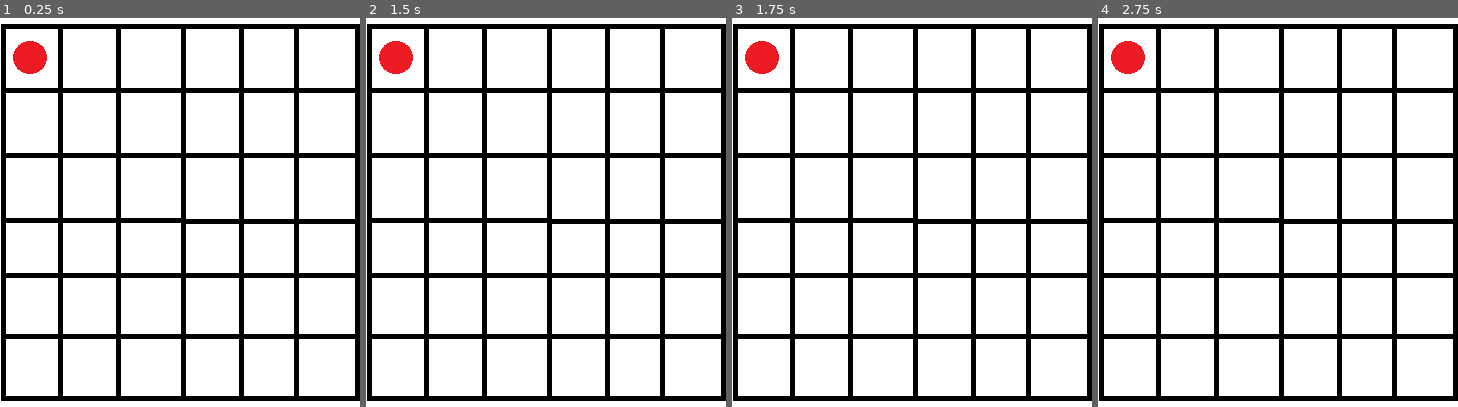
Above: before the commit, frames 1-4 (left to right).
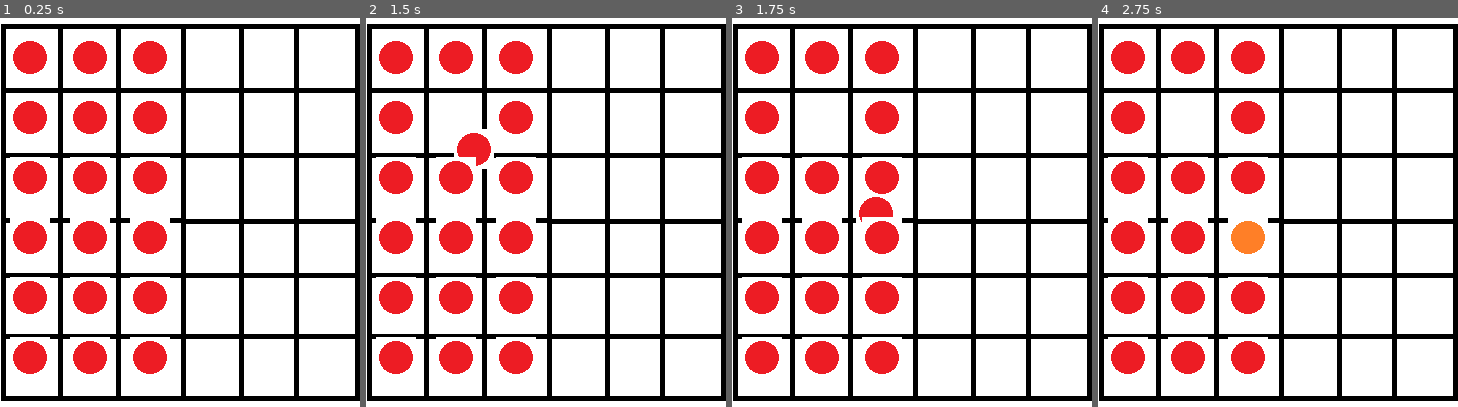
Above: after the commit, the same moments.

Repository: Pikarilles/hololive_gamejam_jan2026
Game: Godot game, scene res://MainGame.tscn
The game is run twice, just before and just after one commit, with the same random seed, the same clock (stepped at 60 frames per second) and the same inputs.
Inputs (mouse positions are in pixels of both pictures, inside the frame that each line leads up to):
- Up to frame 1 (0.25 s): no input
- Up to frame 2 (1.5 s): tap Enter at 0.5 s; move the mouse to (625, 56) at 0.52 s; click (625, 56) at 0.6 s; tap Space at 1.25 s; drag from (474, 119) to (528, 216) at 1.27 s
- Up to frame 3 (1.75 s): no input
- Up to frame 4 (2.75 s): move the mouse to (outside the picture) at 2.02 s; click (outside the picture) at 2.1 s

The runs differ from the first frame. In frame 1, 11% of the frame differs, in the area x 2-48%, y 5-92%; in frame 2, 11%; in frame 3, 11%; in frame 4, 11%.

Commit message:
Add functionality for merging items

Diff:
--- a/MainGame.tscn
+++ b/MainGame.tscn
@@ -19,7 +19,7 @@
 height = 6
 x_start = 30
 y_start = 290
-offset = 5
+offset = 60
 
 [node name="ItemMusic" parent="Grid" instance=ExtResource("3_ws5ob")]
 visible = false
--- a/Scenes/ItemMusic.tscn
+++ b/Scenes/ItemMusic.tscn
@@ -1,13 +1,9 @@
-[gd_scene load_steps=3 format=3 uid="uid://bnhv6of7trmqx"]
+[gd_scene load_steps=2 format=3 uid="uid://bnhv6of7trmqx"]
 
 [ext_resource type="Script" uid="uid://boryc3f8q3y5u" path="res://Scripts/item.gd" id="1_jqlo2"]
-[ext_resource type="Texture2D" uid="uid://dp2o5bnxk40lw" path="res://Assets/Icons/test_item1.png" id="2_sbnvg"]
 
-[node name="ItemMusic" type="Node2D"]
+[node name="ItemMusic" type="Sprite2D"]
 z_index = 1
 script = ExtResource("1_jqlo2")
 item_type = "music"
 item_level = 1
-
-[node name="Sprite" type="Sprite2D" parent="."]
-texture = ExtResource("2_sbnvg")
--- /dev/null
+++ b/Scenes/item_movement.gd
@@ -0,0 +1,11 @@
+extends Sprite2D
+
+
+# Called when the node enters the scene tree for the first time.
+func _ready() -> void:
+	pass # Replace with function body.
+
+
+# Called every frame. 'delta' is the elapsed time since the previous frame.
+func _process(delta: float) -> void:
+	pass
--- /dev/null
+++ b/Scripts/global.gd
@@ -0,0 +1,12 @@
+extends Node
+
+signal move_item(first_position, final_position)
+#signal update_level(level)
+# Called when the node enters the scene tree for the first time.
+func _ready() -> void:
+	pass # Replace with function body.
+
+
+# Called every frame. 'delta' is the elapsed time since the previous frame.
+func _process(delta: float) -> void:
+	pass
--- a/Scripts/grid.gd
+++ b/Scripts/grid.gd
@@ -22,11 +22,19 @@
 
 var grid = [];
 
+var first_touch = Vector2(0, 0);
+var final_touch = Vector2(0, 0);
+var controlling = false;
+var test;
+
 func _ready() -> void:
 	grid = fill_grid_array();
-	var first_generator = possible_items[0].instantiate();
-	add_child(first_generator);
-	insert_item(first_generator);
+	for i in width:
+		for j in (height/2):
+			var first_generator = possible_items[0].instantiate();
+			add_child(first_generator);
+			insert_item(first_generator);
+			global.move_item.connect(on_move_item);
 
 func fill_grid_array():
 	var array = [];
@@ -37,14 +45,25 @@
 	return array;
 
 func grid_to_pixel(column, row):
-	var new_x = x_start + offset * column;
-	var new_y = y_start + -offset * row;
+	var new_x = x_start + (offset * column);
+	var new_y = y_start + (offset * row);
 	return Vector2(new_x, new_y);
+
+func pixel_to_grid(pixel_x, pixel_y):
+	var new_x = round((pixel_x - x_start) / offset);
+	var new_y = round((pixel_y - y_start) / offset);
+	return Vector2(new_x, new_y);
+
+func is_in_grid(column, row):
+	if column >= 0 && column < width:
+		if row >= 0 && row < height:
+			return true;
+	return false;
 
 func find_empty_tile():
 	for i in width:
 		for j in height:
-			if grid[i][j] == []:
+			if not grid[i][j]:
 				return Vector2(i, j);
 	return null;
 
@@ -53,16 +72,67 @@
 	var empty_space = find_empty_tile()
 	# Add item to the empty tile
 	if empty_space != null:
-		print(empty_space);
 		grid[empty_space.x][empty_space.y] = item;
 		item.position = grid_to_pixel(empty_space.x, empty_space.y);
-		print (item.position);
 	else:
 		# If the item is a generator, backlog it for when an empty tile exists
 
-		# Return a "board is full message"
+		# Return a "board is full" message
 		return null;
+
+# TODO: Create function for generating items if the item is a generator
+# This would involve detecting clicks/double-clicks
+# Click - select icon and show desc
+# Double-click - generate new item
+#func touch_input():
+	#if Input.is_action_just_pressed("ui_touch"):
+		#first_touch = get_global_mouse_position();
+		#var grid_position = pixel_to_grid(first_touch.x, first_touch.y);
+		#if is_in_grid(grid_position.x, grid_position.y):
+			#controlling = true;
+		#print(grid_position);
+	#if Input.is_action_just_released("ui_touch"):
+		#final_touch = get_global_mouse_position();
+		#var grid_position = pixel_to_grid(final_touch.x, final_touch.y);
+		#if is_in_grid(grid_position.x, grid_position.y) && controlling:
+			#touch_difference(pixel_to_grid(first_touch.x, first_touch.y), grid_position);
+			#controlling = false;
+
+func on_move_item(first_pos, final_pos):
+	var first_grid_pos = pixel_to_grid(first_pos.x, first_pos.y);
+	var final_grid_pos = pixel_to_grid(final_pos.x, final_pos.y);
+	var first_item = grid[first_grid_pos.x][first_grid_pos.y];
+	if is_in_grid(first_grid_pos.x, first_grid_pos.y) && is_in_grid(final_grid_pos.x, final_grid_pos.y):
+		process_pieces(first_grid_pos, final_grid_pos);
+	else:
+		first_item.move(grid_to_pixel(first_grid_pos.x, first_grid_pos.y));
+
+func process_pieces(first_grid_pos, final_grid_pos):
+	var first_item = grid[first_grid_pos.x][first_grid_pos.y];
+	var other_item = grid[final_grid_pos.x][final_grid_pos.y];
+	# If they are the same item, then merge it
+	if first_item && other_item:
+		if first_item.item_type == other_item.item_type && first_item.item_level == other_item.item_level:
+			first_item.queue_free();
+			other_item.update_level();
+			grid[final_grid_pos.x][final_grid_pos.y] = other_item;
+		else:
+			grid[first_grid_pos.x][first_grid_pos.y] = other_item;
+			grid[final_grid_pos.x][final_grid_pos.y] = first_item;
+			if first_item:
+				first_item.move(grid_to_pixel(final_grid_pos.x, final_grid_pos.y))
+			if other_item:
+				other_item.move(grid_to_pixel(first_grid_pos.x, first_grid_pos.y));
+	else:
+	# Else, swap tiles
+		grid[first_grid_pos.x][first_grid_pos.y] = other_item;
+		grid[final_grid_pos.x][final_grid_pos.y] = first_item;
+		if first_item:
+			first_item.move(grid_to_pixel(final_grid_pos.x, final_grid_pos.y))
+		if other_item:
+			other_item.move(grid_to_pixel(first_grid_pos.x, first_grid_pos.y));
 
 # Called every frame. 'delta' is the elapsed time since the previous frame.
 func _process(delta: float) -> void:
-	pass
+#	touch_input();
+	pass;
--- a/Scripts/item.gd
+++ b/Scripts/item.gd
@@ -1,4 +1,4 @@
-extends Node2D
+extends Sprite2D
 
 class_name Item
 
@@ -6,12 +6,53 @@
 @export var item_level: int;
 @export var item_sprite: Sprite2D;
 
-@onready var tree_sprite = $Sprite;
+var level1Img = load("res://Assets/Icons/test_item1.png");
+var level2Img = load("res://Assets/Icons/test_item2.png");
+var level3Img = load("res://Assets/Icons/test_item3.png");
 
-var defaultImg = load("res://Assets/Icons/test_item1.png");
+var first_position = Vector2(0, 0);
+var final_position = Vector2(0, 0);
 
-func _init(p_type: String = "music", p_level: int = 1, p_sprite: Sprite2D = tree_sprite):
+var is_dragging = false;
+var mouse_offset;
+var delay = 2;
+
+func _physics_process(delta: float):
+	if is_dragging == true:
+		var tween = get_tree().create_tween();
+		tween.tween_property(self, "position", get_global_mouse_position() - mouse_offset, delay * delta);
+
+func _input(event):
+	if event is InputEventMouseButton and event.button_index == MOUSE_BUTTON_LEFT:
+		if event.pressed:
+			if get_rect().has_point(to_local(event.position)):
+				first_position = event.position;
+				is_dragging = true;
+				mouse_offset = get_global_mouse_position() - global_position;
+		else:
+			if get_rect().has_point(to_local(event.position)) && is_dragging:
+				final_position = event.position;
+				is_dragging = false;
+				global.move_item.emit(first_position, final_position);
+
+func _init(p_type: String = "music", p_level: int = 1):
 	item_type = p_type;
 	item_level = p_level;
-	item_sprite = p_sprite;
-	#textureImage = p_texture;
+
+func _ready():
+	image_manager(item_level);
+
+func move(target):
+	var move_tween = create_tween();
+	move_tween.set_trans(Tween.TRANS_LINEAR);
+	move_tween.set_ease(Tween.EASE_OUT);
+	move_tween.tween_property(self, "position", target, 0.1);
+	move_tween.play();
+
+func update_level():
+	item_level = item_level + 1;
+	image_manager(item_level);
+
+func image_manager(level):
+	var texture_image = load("res://Assets/Icons/test_item" + str(level) + ".png");
+	self.texture = texture_image;
--- a/project.godot
+++ b/project.godot
@@ -15,8 +15,20 @@
 config/features=PackedStringArray("4.5", "Forward Plus")
 config/icon="res://icon.svg"
 
+[autoload]
+
+global="*res://Scripts/global.gd"
+
 [display]
 
 window/size/viewport_width=360
 window/size/viewport_height=640
 window/stretch/mode="viewport"
+
+[input]
+
+ui_touch={
+"deadzone": 0.5,
+"events": [Object(InputEventMouseButton,"resource_local_to_scene":false,"resource_name":"","device":-1,"window_id":0,"alt_pressed":false,"shift_pressed":false,"ctrl_pressed":false,"meta_pressed":false,"button_mask":0,"position":Vector2(0, 0),"global_position":Vector2(0, 0),"factor":1.0,"button_index":1,"canceled":false,"pressed":false,"double_click":false,"script":null)
+]
+}
Not shown, added: Scenes/item_movement.gd.uid
Not shown, added: Scripts/global.gd.uid
Not shown, added: Scenes/ItemMusic.tscn52455479845.tmp
Not shown, added: Scenes/ItemMusic.tscn52470468868.tmp
Not shown, added: Scenes/ItemMusic.tscn52488528756.tmp
Not shown, added: Scenes/ItemMusic.tscn53915520423.tmp
Not shown, added: Scenes/ItemMusic.tscn53927504346.tmp
